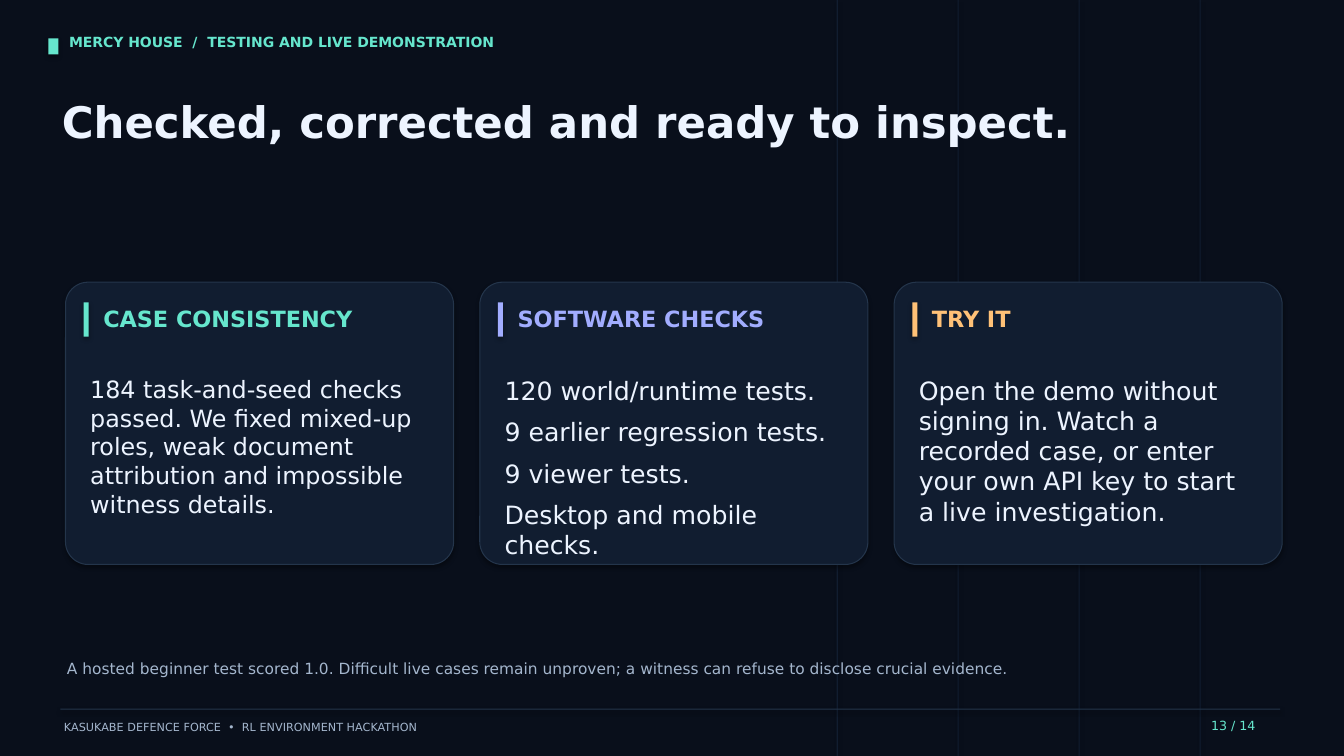
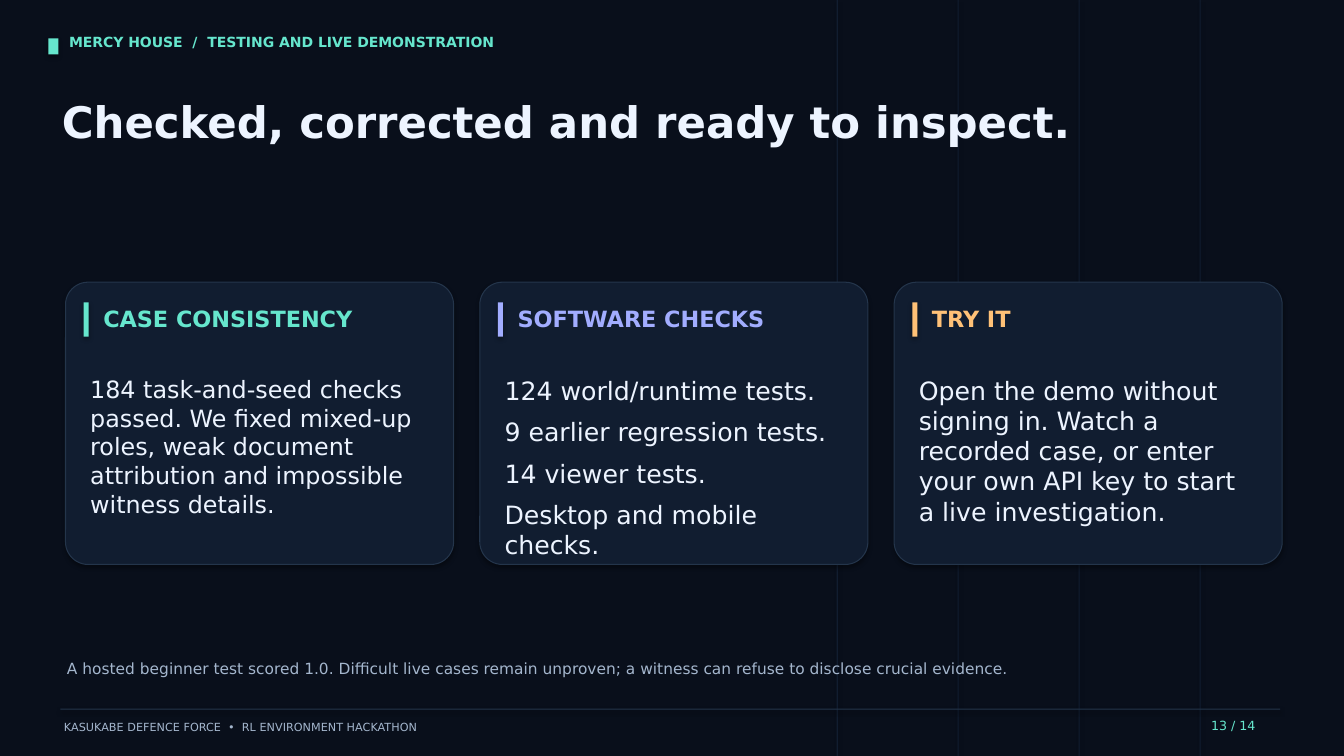
Before and after one commit to Abhishek-Punhani/mercy-house, a slide deck: slide 13 of docs/deck.pptx. Drawn at 1344x756 pixels with LibreOffice and Linux fonts; fonts in the diff are those of the drawing. Boxes give left, top, right and bottom in pixels: in the first picture for what was removed or moved away, otherwise in the second. Text is boxed around its words. In the diff, an @@ line names an element or a change of style, - is before the commit and + after.

```diff
--- a/docs/deck.pptx
+++ b/docs/deck.pptx
@@ text at (x1=505, y1=381, x2=815, y2=403): text changed @@
-120 world/runtime tests.
+124 world/runtime tests.
@@ text at (x1=505, y1=464, x2=705, y2=484): text changed @@
-9 viewer tests.
+14 viewer tests.
```
Also in this commit, not shown: 49 other files.
